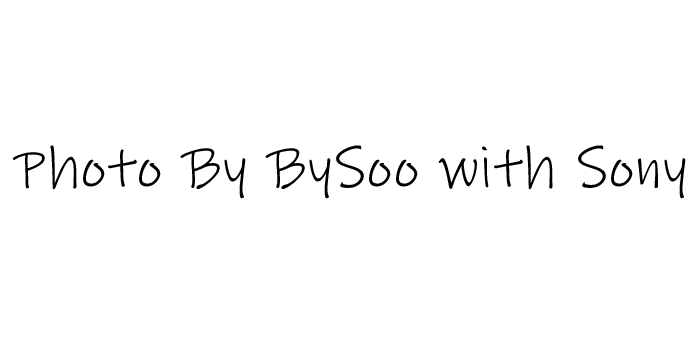
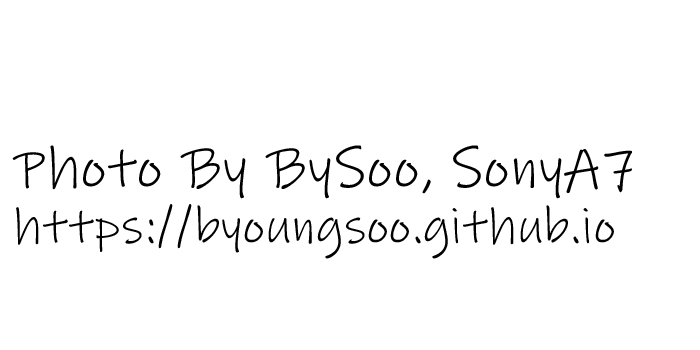
Layered file, before and after one edit (700×350). Changes by layer:
renamed "Photo By BySoo with Sony" to "Photo By BySoo, SonyA7 https://byoungsoo.github.io", painted on it over [16, 145, 686, 259]
